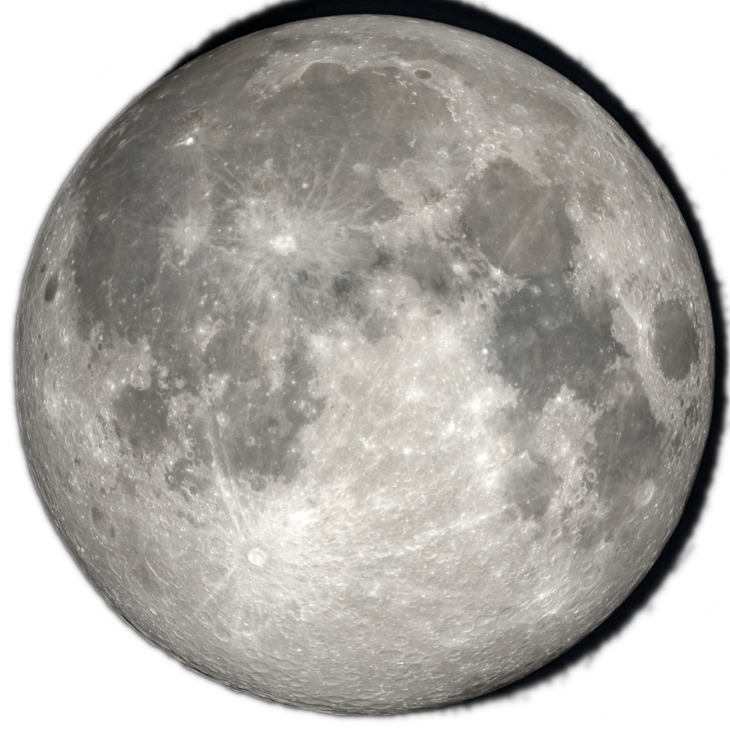
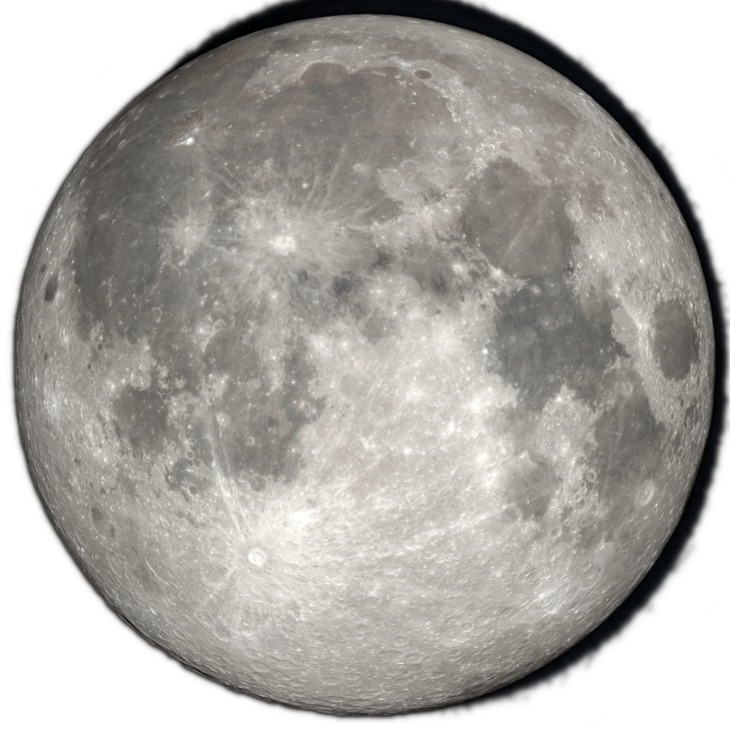
Layer changes from the first 730 × 730 image to the second:
added layer "full_moon.jpg copy" above "full_moon.jpg" over <box>8,10,718,723</box>
painted on "full_moon.jpg" over <box>8,10,718,720</box>
